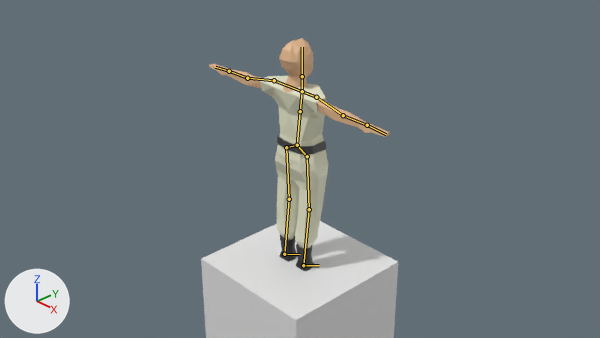
Before and after pictures for a commit that changed the Blender file blender/player.blend.
Both versions are drawn from the file's camera 'Camera'. Arrows for +X, +Y and +Z are at lower left; the lights stay in place. The bones that bend it are drawn over the model as lines.

Objects in the first picture: 'Body', 'Cube'.
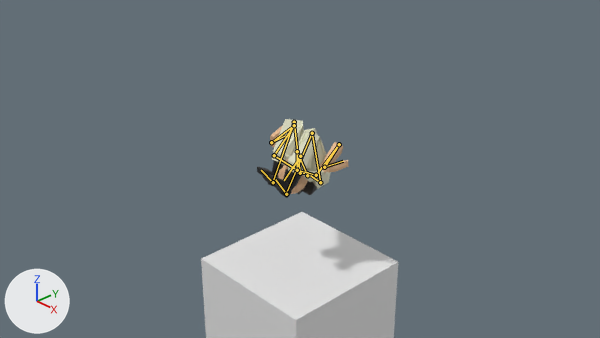
The newer file adds an action. The first version stands in its rest pose; the second is drawn at frame 0 of the action 'teleport-exit'.

Pixel boxes [x1, y1, x2, y2] of what changed, in the pictures (600 x 338 px):
'Body', posed (49% narrower, 66% shorter)
    before: [209, 38, 390, 271]
    after: [257, 119, 348, 198]
bone 'HipRight', root to tip
    before: (297, 145) to (286, 147)
    after: (307, 173) to (300, 173)
bone 'UpperLegRight', root to tip
    before: (286, 147) to (289, 199)
    after: (300, 173) to (294, 122)
bone 'LowerLegRight', root to tip
    before: (289, 199) to (284, 255)
    after: (294, 122) to (272, 184)
bone 'FootRight', root to tip
    before: (284, 254) to (300, 254)
    after: (273, 182) to (261, 170)
bone 'HipLeft', root to tip
    before: (297, 145) to (307, 156)
    after: (307, 173) to (320, 182)
bone 'UpperLegLeft', root to tip
    before: (307, 156) to (309, 209)
    after: (320, 182) to (312, 133)
bone 'LowerLegLeft', root to tip
    before: (309, 209) to (303, 266)
    after: (312, 133) to (285, 195)
bone 'FootLeft', root to tip
    before: (303, 265) to (319, 265)
    after: (286, 194) to (275, 179)
bone 'Belly', root to tip
    before: (297, 145) to (300, 111)
    after: (307, 175) to (297, 151)
bone 'Cheast', root to tip
    before: (300, 111) to (302, 91)
    after: (297, 151) to (297, 170)
bone 'ShoulderRight', root to tip
    before: (302, 91) to (316, 97)
    after: (297, 170) to (316, 175)
bone 'UpperArmRight', root to tip
    before: (316, 97) to (343, 115)
    after: (316, 175) to (339, 144)
bone 'LowerArmRIght', root to tip
    before: (343, 115) to (367, 125)
    after: (339, 144) to (324, 167)
bone 'HandRight', root to tip
    before: (367, 125) to (386, 134)
    after: (324, 167) to (343, 161)
bone 'ShoulderLeft', root to tip
    before: (302, 91) to (274, 80)
    after: (297, 170) to (274, 155)
bone 'UpperArmLeft', root to tip
    before: (274, 80) to (247, 78)
    after: (274, 155) to (294, 125)
bone 'LowerArmLeft', root to tip
    before: (247, 78) to (229, 71)
    after: (294, 125) to (271, 142)
bone 'HandLeft', root to tip
    before: (229, 71) to (215, 67)
    after: (271, 142) to (285, 135)
bone 'Neck', root to tip
    before: (302, 91) to (302, 76)
    after: (297, 170) to (300, 156)
bone 'Head', root to tip
    before: (302, 76) to (302, 47)
    after: (300, 156) to (284, 180)

What changed in the scene script:
```text
Change bone_hipright:
    where bone_hipright = bpy.data.objects['Armature'].pose.bones['HipRight']
    bone_hipright.location: (0.0, 0.0, 0.0) -> (0.197, 0.219, -0.438)
    bone_hipright.rotation_quaternion: (1.0, 0.0, 0.0, 0.0) -> (0.962, 0.0, -0.243, -0.122)  # degrees (0, 0, 0) -> degrees (4, -28, -15)
Change bone_upperlegright:
    where bone_upperlegright = bpy.data.objects['Armature'].pose.bones['UpperLegRight']  # child of 'HipRight'
    bone_upperlegright.rotation_quaternion: (1.0, 0.0, 0.0, 0.0) -> (0.226, -0.974, 0.0, 0.0)  # degrees (0, 0, 0) -> degrees (-154, 0, 0)
Change bone_lowerlegright:
    where bone_lowerlegright = bpy.data.objects['Armature'].pose.bones['LowerLegRight']  # child of 'UpperLegRight'
    bone_lowerlegright.rotation_quaternion: (1.0, 0.0, 0.0, 0.0) -> (0.226, -0.974, 0.0, 0.0)  # degrees (0, 0, 0) -> degrees (-154, 0, 0)
Change bone_footright:
    where bone_footright = bpy.data.objects['Armature'].pose.bones['FootRight']  # child of 'LowerLegRight'
    bone_footright.rotation_quaternion: (1.0, 0.0, 0.0, 0.0) -> (0.061, 0.998, 0.0, 0.0)  # degrees (0, 0, 0) -> degrees (173, 0, 0)
Change bone_hipleft:
    where bone_hipleft = bpy.data.objects['Armature'].pose.bones['HipLeft']
    bone_hipleft.location: (0.0, 0.0, 0.0) -> (-0.197, 0.219, -0.438)
    bone_hipleft.rotation_quaternion: (1.0, 0.0, 0.0, 0.0) -> (0.962, 0.0, 0.243, 0.122)  # degrees (0, 0, 0) -> degrees (4, 28, 15)
Change bone_upperlegleft:
    where bone_upperlegleft = bpy.data.objects['Armature'].pose.bones['UpperLegLeft']  # child of 'HipLeft'
    bone_upperlegleft.rotation_quaternion: (1.0, 0.0, 0.0, 0.0) -> (0.194, -0.981, 0.0, 0.0)  # degrees (0, 0, 0) -> degrees (-158, 0, 0)
Change bone_lowerlegleft:
    where bone_lowerlegleft = bpy.data.objects['Armature'].pose.bones['LowerLegLeft']  # child of 'UpperLegLeft'
    bone_lowerlegleft.rotation_quaternion: (1.0, 0.0, 0.0, 0.0) -> (0.3, -0.954, 0.0, 0.0)  # degrees (0, 0, 0) -> degrees (-145, 0, 0)
Change bone_footleft:
    where bone_footleft = bpy.data.objects['Armature'].pose.bones['FootLeft']  # child of 'LowerLegLeft'
    bone_footleft.rotation_quaternion: (1.0, 0.0, 0.0, 0.0) -> (0.061, 0.998, 0.0, 0.0)  # degrees (0, 0, 0) -> degrees (173, 0, 0)
Change bone_belly:
    where bone_belly = bpy.data.objects['Armature'].pose.bones['Belly']
    bone_belly.location: (0.0, 0.0, 0.0) -> (0.0, -0.5, 0.249)
    bone_belly.rotation_quaternion: (1.0, 0.0, 0.0, 0.0) -> (0.965, -0.263, 0.0, 0.0)  # degrees (0, 0, 0) -> degrees (-31, 0, 0)
Change bone_cheast:
    where bone_cheast = bpy.data.objects['Armature'].pose.bones['Cheast']  # child of 'Belly'
    bone_cheast.rotation_quaternion: (1.0, 0.0, 0.0, 0.0) -> (0.193, -0.981, 0.0, 0.0)  # degrees (0, 0, 0) -> degrees (-158, 0, 0)
Change bone_shoulderright:
    where bone_shoulderright = bpy.data.objects['Armature'].pose.bones['ShoulderRight']  # child of 'Cheast'
    bone_shoulderright.rotation_quaternion: (1.0, 0.0, 0.0, 0.0) -> (0.226, -0.229, 0.934, -0.156)  # degrees (0, 0, 0) -> degrees (25, 159, 32)
Change bone_upperarmright:
    where bone_upperarmright = bpy.data.objects['Armature'].pose.bones['UpperArmRight']  # child of 'ShoulderRight'
    bone_upperarmright.rotation_quaternion: (1.0, 0.0, 0.0, 0.0) -> (0.267, -0.116, 0.624, 0.724)  # degrees (0, 0, 0) -> degrees (-103, 150, -16)
Change bone_lowerarmright:
    where bone_lowerarmright = bpy.data.objects['Armature'].pose.bones['LowerArmRIght']  # child of 'UpperArmRight'
    bone_lowerarmright.rotation_quaternion: (1.0, 0.0, 0.0, 0.0) -> (0.154, 0.124, 0.211, 0.956)  # degrees (0, 0, 0) -> degrees (27, -10, 159)
Change bone_handright:
    where bone_handright = bpy.data.objects['Armature'].pose.bones['HandRight']  # child of 'LowerArmRIght'
    bone_handright.rotation_quaternion: (1.0, 0.0, 0.0, 0.0) -> (0.226, 0.122, 0.134, 0.957)  # degrees (0, 0, 0) -> degrees (18, -10, 152)
Change bone_shoulderleft:
    where bone_shoulderleft = bpy.data.objects['Armature'].pose.bones['ShoulderLeft']  # child of 'Cheast'
    bone_shoulderleft.rotation_quaternion: (1.0, 0.0, 0.0, 0.0) -> (0.226, -0.228, -0.934, 0.155)  # degrees (0, 0, 0) -> degrees (25, -159, -32)
Change bone_upperarmleft:
    where bone_upperarmleft = bpy.data.objects['Armature'].pose.bones['UpperArmLeft']  # child of 'ShoulderLeft'
    bone_upperarmleft.rotation_quaternion: (1.0, 0.0, 0.0, 0.0) -> (0.268, -0.113, -0.622, -0.727)  # degrees (0, 0, 0) -> degrees (77, -30, -163)
Change bone_lowerarmleft:
    where bone_lowerarmleft = bpy.data.objects['Armature'].pose.bones['LowerArmLeft']  # child of 'UpperArmLeft'
    bone_lowerarmleft.rotation_quaternion: (1.0, 0.0, 0.0, 0.0) -> (0.153, 0.127, -0.204, -0.957)  # degrees (0, 0, 0) -> degrees (26, 10, -159)
Change bone_handleft:
    where bone_handleft = bpy.data.objects['Armature'].pose.bones['HandLeft']  # child of 'LowerArmLeft'
    bone_handleft.rotation_quaternion: (1.0, 0.0, 0.0, 0.0) -> (0.226, 0.126, -0.127, -0.958)  # degrees (0, 0, 0) -> degrees (18, 11, -152)
Change bone_neck:
    where bone_neck = bpy.data.objects['Armature'].pose.bones['Neck']  # child of 'Cheast'
    bone_neck.rotation_quaternion: (1.0, 0.0, 0.0, 0.0) -> (0.226, -0.974, 0.0, 0.0)  # degrees (0, 0, 0) -> degrees (-154, 0, 0)
Change bone_head:
    where bone_head = bpy.data.objects['Armature'].pose.bones['Head']  # child of 'Neck'
    bone_head.rotation_quaternion: (1.0, 0.0, 0.0, 0.0) -> (0.268, -0.963, 0.0, 0.0)  # degrees (0, 0, 0) -> degrees (-149, 0, 0)
```
